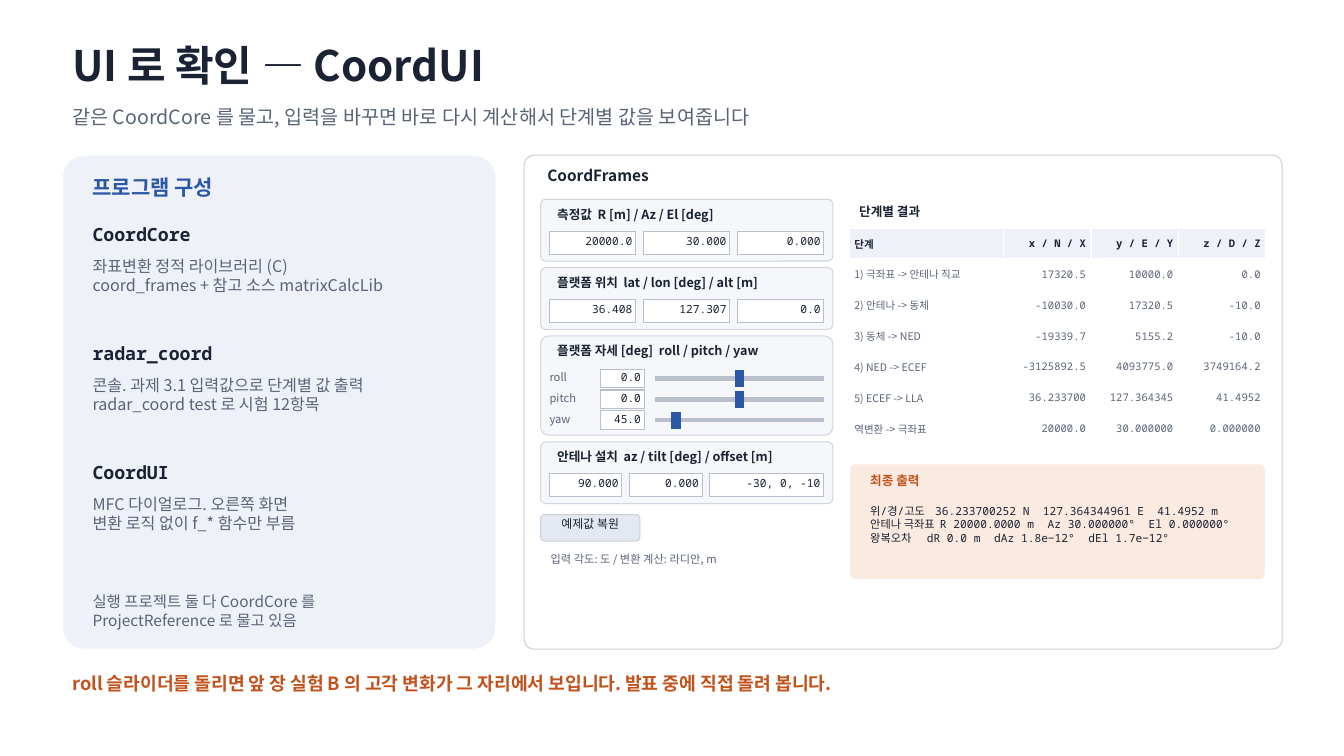
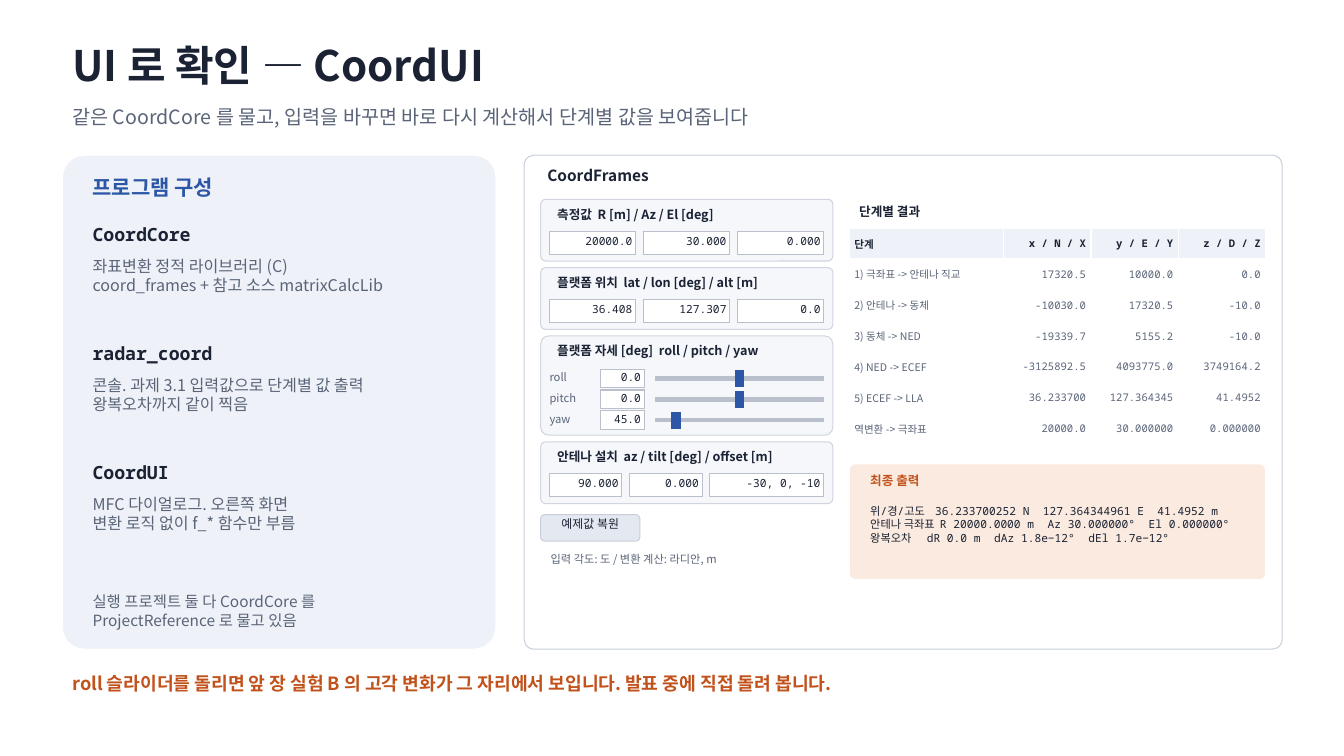
Before and after one commit to harley-hwan/IpcProc, a slide deck: slide 33 of Part2_CoordFrames/ref/산출물/Chapter2_coordinate_systems.pptx. Drawn at 1344x756 pixels with LibreOffice and Linux fonts; fonts in the diff are those of the drawing. Boxes give left, top, right and bottom in pixels: in the first picture for what was removed or moved away, otherwise in the second. Text is boxed around its words. In the diff, an @@ line names an element or a change of style, - is before the commit and + after.

```diff
--- a/Part2_CoordFrames/ref/산출물/Chapter2_coordinate_systems.pptx
+++ b/Part2_CoordFrames/ref/산출물/Chapter2_coordinate_systems.pptx
@@ text at <box>93,396,248,411</box>: text changed @@
-radar_coord test 로 시험 12항목
+왕복오차까지 같이 찍음
```
Also in this commit, not shown: 5 other slides changed, 9 other files.
